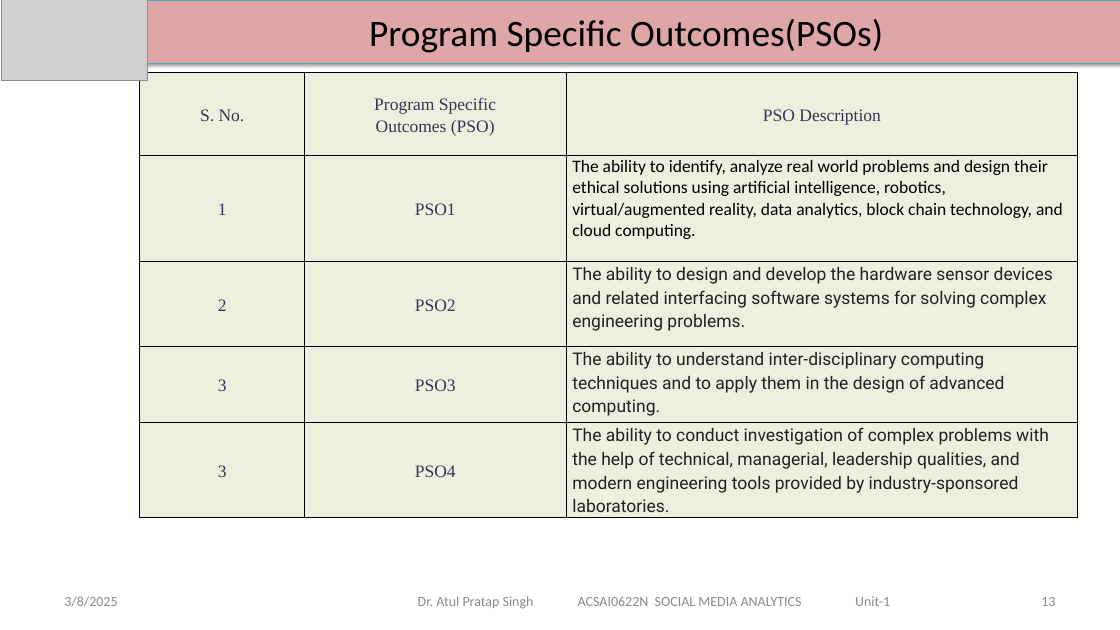
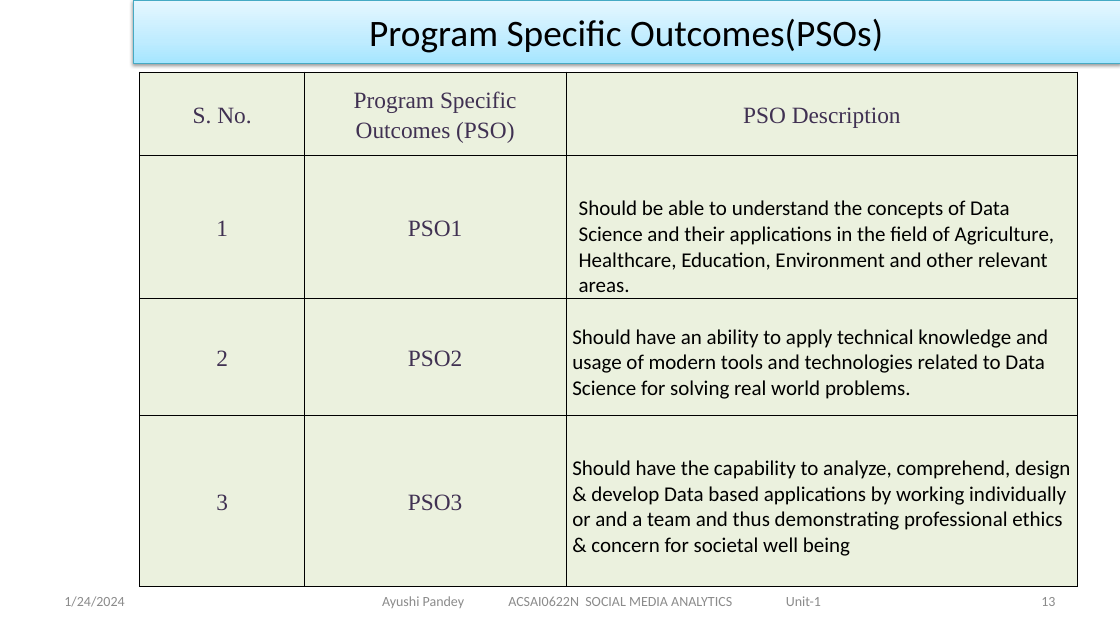
Before and after one commit to DevGoyalG/NIET-Study-Material, a slide deck: slide 13 of CSE (Artificial Intelligence and Machine Learning)/Third Year/Sixth Semester/PPTs/Social Media Analytics/SMA - Unit 1.pptx. Drawn at 1120x630 pixels with LibreOffice and Linux fonts; fonts in the diff are those of the drawing; grey boxes stand for pictures; background and template pictures are left out. Boxes give left, top, right and bottom in pixels: in the first picture for what was removed or moved away, otherwise in the second. Text is boxed around its words. In the diff, an @@ line names an element or a change of style, - is before the commit and + after.

```diff
--- a/CSE (Artificial Intelligence and Machine Learning)/Third Year/Sixth Semester/PPTs/Social Media Analytics/SMA - Unit 1.pptx
+++ b/CSE (Artificial Intelligence and Machine Learning)/Third Year/Sixth Semester/PPTs/Social Media Analytics/SMA - Unit 1.pptx
@@ picture removed at (2, 0, 147, 81) @@
@@ rectangle "Program Specific Outcomes(PSOs)" at (133, 0, 1120, 63): fill #DEA6A6 to gradient #A7E6FF to #C1EDFF to #E7F8FF @@
@@ table at (140, 72, 1078, 579) @@
-row 2: 1 | PSO1 | The ability to identify, analyze real world problems and design their ethical solutions using artificial intelligence, robotics, virtual/augmented reality, data analytics, block chain technology, and cloud computing.
-row 3: 2 | PSO2 | The ability to design and develop the hardware sensor devices and related interfacing software systems for solving complex engineering problems.
-row 4: 3 | PSO3 | The ability to understand inter-disciplinary computing techniques and to apply them in the design of advanced computing.
-row 5: 3 | PSO4 | The ability to conduct investigation of complex problems with the help of technical, managerial, leadership qualities, and modern engineering tools provided by industry-sponsored laboratories.
+row 2: 1 | PSO1 | Should be able to understand the concepts of Data Science and their applications in the field of Agriculture, Healthcare, Education, Environment and other relevant areas.
+row 3: 2 | PSO2 | Should have an ability to apply technical knowledge and usage of modern tools and technologies related to Data Science for solving real world problems.
+row 4: 3 | PSO3 | Should have the capability to analyze, comprehend, design & develop Data based applications by working individually or and a team and thus demonstrating professional ethics & concern for societal well being
@@ text at (64, 596, 124, 607): text changed @@
-3/8/2025
+1/24/2024
@@ text at (382, 596, 821, 608): text changed @@
-Dr. Atul Pratap Singh ACSAI0622N SOCIAL MEDIA ANALYTICS Unit-1
+Ayushi Pandey ACSAI0622N SOCIAL MEDIA ANALYTICS Unit-1
```
Also in this commit, not shown: 96 other slides changed, 9 other files.
